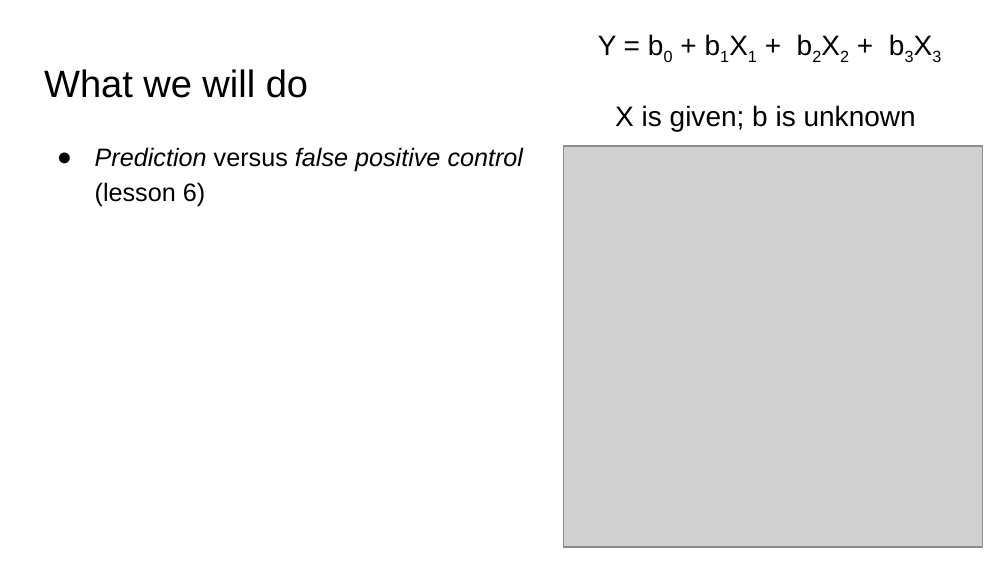
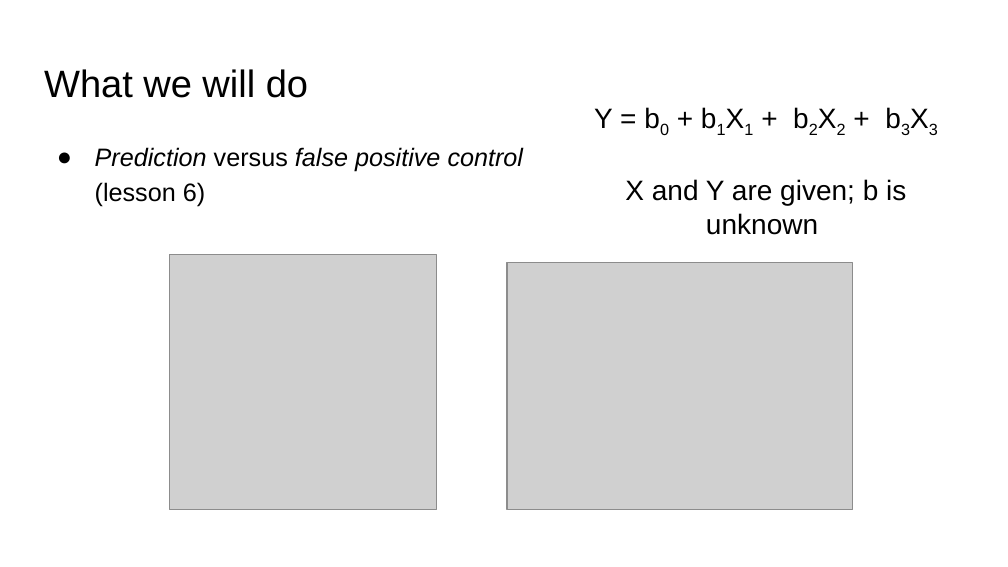
Before and after one commit to ekernf01/HEART_choosing_stat_methods, a slide deck: slide 8 of course content/Choosing statistical methods day 1.pptx (slide 7 before the commit). Drawn at 1008x567 pixels with LibreOffice and Linux fonts; fonts in the diff are those of the drawing; grey boxes stand for pictures. Boxes give left, top, right and bottom in pixels: in the first picture for what was removed or moved away, otherwise in the second. Text is boxed around its words. In the diff, an @@ line names an element or a change of style, - is before the commit and + after.

```diff
--- a/course content/Choosing statistical methods day 1.pptx
+++ b/course content/Choosing statistical methods day 1.pptx
@@ text "Y = b0 + b1X1 ...": place and size @@
-text "Y = b0 + b1X1 ..." at <box>598,35,916,132</box>
+text "Y = b0 + b1X1 ..." at <box>594,108,906,235</box>
@@ text at <box>625,179,906,235</box>: text changed @@
-X is given; b is unknown
+X and Y are given; b is unknown
@@ picture: place and size @@
-picture at <box>563,146,982,547</box>
+picture at <box>169,254,436,510</box>
@@ picture added at <box>507,263,853,510</box> @@
```
Also in this commit, not shown: 1 other slide changed, 1 slide added.
